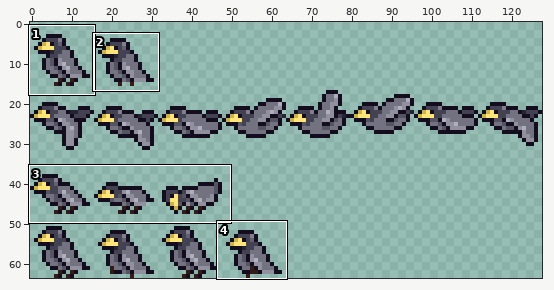
A sprite sheet gets an edit: Brackeys Jam 2021.8/Assets/Sprites/Pigeon/BirdSprite.png. Above, an overview of the earlier version with the close-up marked.
Close-up. Earlier state:
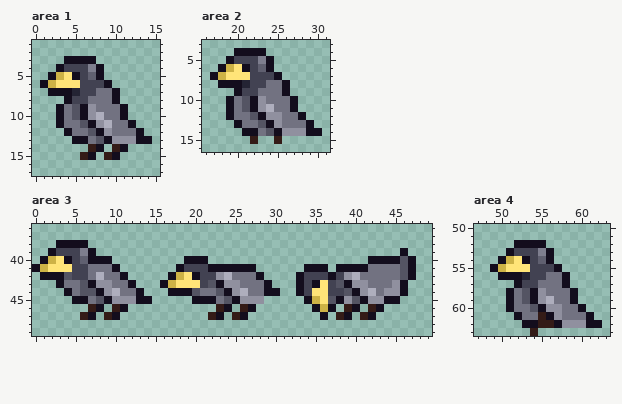
The file is 128x64 pixels. Shown: area 1: x 0..15, y 1..17; area 2: x 16..31, y 3..16; area 3: x 0..49, y 36..49; area 4: x 47..63, y 50..63. The commit also changed other parts of the picture, which this record leaves out.
The result:
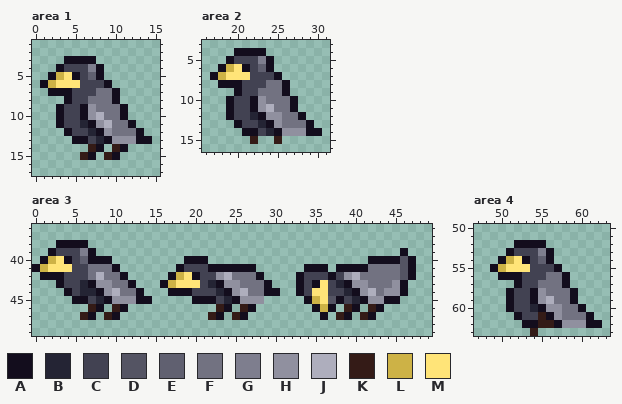
Palette (. is transparent): A #130d1d  B #242434  C #424252  D #545463  E #606070  F #727281  G #7e7e8e  H #90909f  J #aeaebd  K #341b17  L #cdb246  M #ffe478
Changes in this commit:
{"where": "area 1"}
{"y":7,"x":5,"old":"B","new":"C"}
{"y":9,"x":4,"old":"FD","new":"CC"}
{"y":10,"x":4,"old":"FD","new":"CC"}
{"y":11,"x":4,"old":"FFD","new":"CCB"}
{"y":12,"x":5,"old":"FFD","new":"CCB"}
{"y":13,"x":7,"old":"FD","new":"CB"}
{"where": "area 2"}
{"y":8,"x":21,"old":"B","new":"C"}
{"y":10,"x":20,"old":"FD","new":"CC"}
{"y":11,"x":20,"old":"FD","new":"CC"}
{"y":12,"x":20,"old":"FFD","new":"CCB"}
{"y":13,"x":21,"old":"FFD","new":"CCB"}
{"y":14,"x":23,"old":"FD","new":"CB"}
{"where": "area 3"}
{"y":42,"x":4,"old":"D","new":"C"}
{"y":43,"x":4,"old":"FFD","new":"CCB"}
{"y":43,"x":22,"old":"D","new":"B"}
{"y":43,"x":38,"old":"D","new":"B"}
{"y":44,"x":5,"old":"FDD","new":"CBB"}
{"y":44,"x":20,"old":"DFFD","new":"CCCB"}
{"y":44,"x":39,"old":"D","new":"B"}
{"y":45,"x":7,"old":"FD","new":"CB"}
{"y":45,"x":23,"old":"FD","new":"CB"}
{"y":45,"x":39,"old":"HD","new":"CB"}
{"where": "area 4"}
{"y":56,"x":53,"old":"B","new":"C"}
{"y":58,"x":52,"old":"FD","new":"CC"}
{"y":59,"x":52,"old":"FD","new":"CC"}
{"y":60,"x":52,"old":"FFD","new":"CCB"}
{"y":61,"x":53,"old":"FF","new":"CC"}
